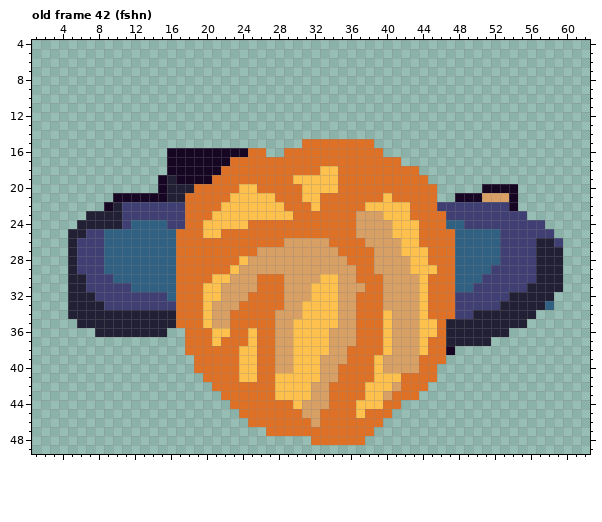
Two versions of one pixel-art file, art/officemancrosscrossv2.aseprite. Above is the file before it was changed.
64x64 pixels, 131 frames. Shown: old frame 42 (fshn): x 1..62, y 4..49. The commit also changed other frames, which this record leaves out.
The result:
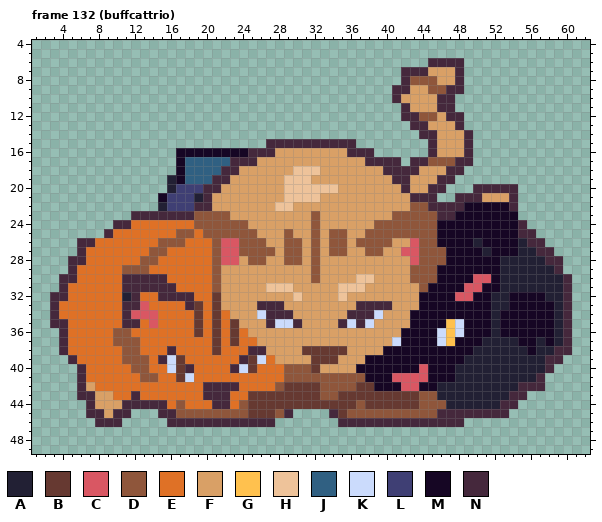
Palette (. is transparent): A #222034  B #663931  C #d95763  D #8f563b  E #df7126  F #d9a066  G #ffc14e  H #eec39a  J #306082  K #cbdbfc  L #3f3f74  M #160624  N #45283c
A new or re-ordered frame is compared with the old frame closest to it.
Edits made:
frames 131 -> 141
Changed rows in their new state; - is an unchanged pixel.
Frame 132 (buffcattrio) is new; against old frame 42 (fshn):
first column x 3:
 6 ------------------------------------------NNNN------------
 7 ---------------------------------------NNNFFFN------------
 8 ---------------------------------------NDDDFFN------------
 9 --------------------------------------NNFFDDNN------------
10 --------------------------------------NFFFFNN-------------
11 ---------------------------------------NFFFNN-------------
12 ---------------------------------------NNDDFNN------------
13 ----------------------------------------NNFFFN------------
14 -----------------------------------------NNFFFN-----------
15 ------------------------NNNNNNNNNN..------NFFFN-----------
16 -------------.--------NNNFFFFFFFFNNN.-----NFFFN-----------
17 -------------.-JJJJJNNNFFFFFFFFFFFFNNNN-NNDDDNN-----------
18 -------------.-JJJJNNFFFFFFHHHFFFFFFFNNNNFFFNN------------
19 ------------.--JJJNNFFFFFFHHHFFFFFFFFFNNFFFNN-------------
20 ------------.-LLLNNFFFFFFFHHHHHHFFFFFFFNFFNN---NNNNN------
21 -------.....-LLLANFFFFFFFFHHHHFFFFFFFFFFNNN--NNN---N------
22 ------......A--LNNFFFFFFFHHFFFFFFFFFFFFFDDNNNNMMMMMN------
23 ----.....NNNNNNNDDDDFFFFFFFFFDFFFF---FDDDDDNNMMMMMMM.-----
24 ---....NNEEEEEE-DDDDDDFFFFFFFDFFFF--DDDDDDDMMMMMMMMMN..---
25 --....NEEEEEEEDD-DDDDDDFFFDFFDFDDF-DDDDDDDDMMMMMMMMMNN..--
26 --.NNEEEEEEEDDD---DCCDDDFFDD-D-DDFDDDD-FCDDMMMMAMMMMANN..-
27 --.NEEEEEEEDDE----DCCDDDD-DD-D-DDFFDD--CCDDDMMMMAMMMAANN.-
28 --NNEEEEEEDDEE----DCCFDD--DD-D---FFF----CDDDMMMMMMAAAA-NN-
29 --NEEEEEDDDEEE----DFF--------D----FF----DDDMMMMMMMAAAA--N-
30 -NNEEEEENNNNNE----DF---FFF---DFF--HHF---DDDMMMMCCMAAAA---N
31 -NEEEEEENNNNNN---ED----FHHH--FFFHHHFF----DMMMMCCMMAAA----N
32 NNEEEEEEANEENNNN-EB---FFFF-H-FFFH-FFF----MMMMCCMMAAMMMM-AN
33 NEEEEEEENNCEEE-NBEB--FFNNN--FFFF--NNNN---MMMMMMMMA-MMMMMAN
34 NEEEEEEENCCCEE--BEBEFFFKNNN-FFFF-NNNKF--MMMMMMMMM-MMMMMMAN
35 NNEEEEEENNECEE--BEBEBFFFNKKNFFFFNKNKFF--MMMMGKMMM-MMMMMMAN
36 -NEEEEEDDEEEEEE-B-BEB-FFF--FFFF---FFFF-MMMMKGKMMM-MMMMMMAN
37 -NEEEEEDDDEEEEE---B-B-EFF--FFFF---FFFFKMMMMKGMMM-AAAMMAMAN
38 -NEEEEEEDDEEENE---B--ENNF--FBBBBBFFFFMMMMMMM-MMAAAAAAMAANN
39 --NEEEEEDDDENKBE-----NBK---FFBBB-FFMMMMMMMMMMMAAAAAAAAANN-
40 ---NEEEEEDDEEKBN----NKB--EDDDB--FFMMMMMMMCMMMAAAAAAAAAAN--
41 ---NEEEEEEDDEEBKE----EE--EDDDDDDDDDMMMCCCCMMMAAAAAAAAAN---
42 ---NFEEEEEEEEEEEENNNN----DBBBBDDDDBBMMMCCMMAAAAAAAAANNN---
43 ---NNFFEENEEEEEEENNN--BBBBBBBBDDBBBBBBBBBDDAAAAAAAANN-----
44 ----NFFFNNNNNEDEEENN-DBBBBBBBBBBBBDBBBBBBDDDAAAAAANN------
45 ----NNFNN---NNDDDDDDDDBBBDN....NBDDDDDDDDDDNNNNNNNN-------
46 -----NNN-----NNNNNNNNNNNN.......NNNNNNNNNNNNNN------------
47 ------------------------............----------------------
48 -----------------------------......-----------------------
Pixel boxes of the changes (left, top, right, bottom) in both pictures:
changed: (50, 58, 572, 445)
